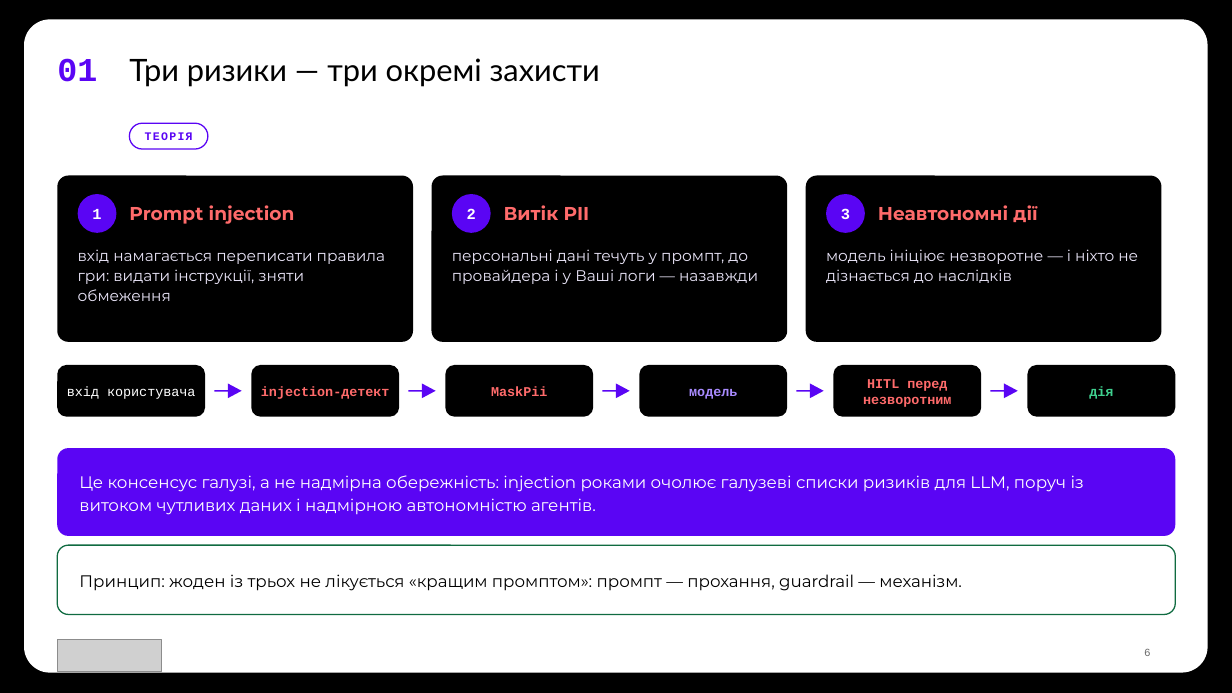
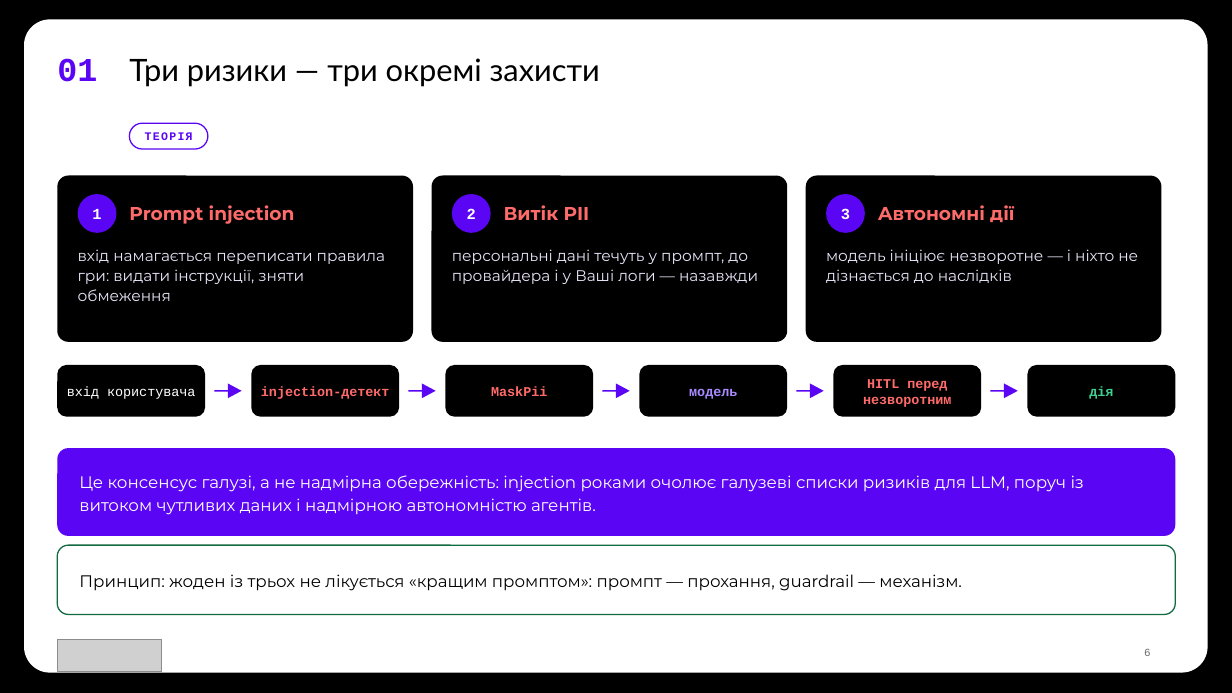
Before and after one commit to TarasFedorenkoFTV/llmops-bootcamp, a slide deck: slide 6 of docs/decks/L08.pptx. Drawn at 1232x693 pixels with LibreOffice and Linux fonts; fonts in the diff are those of the drawing; grey boxes stand for pictures; background and template pictures are left out. Boxes give left, top, right and bottom in pixels: in the first picture for what was removed or moved away, otherwise in the second. Text is boxed around its words. In the diff, an @@ line names an element or a change of style, - is before the commit and + after.

```diff
--- a/docs/decks/L08.pptx
+++ b/docs/decks/L08.pptx
@@ text at <box>878,205,1014,222</box>: text changed @@
-Неавтономні дії
+Автономні дії
```
Also in this commit, not shown: 7 other files.
